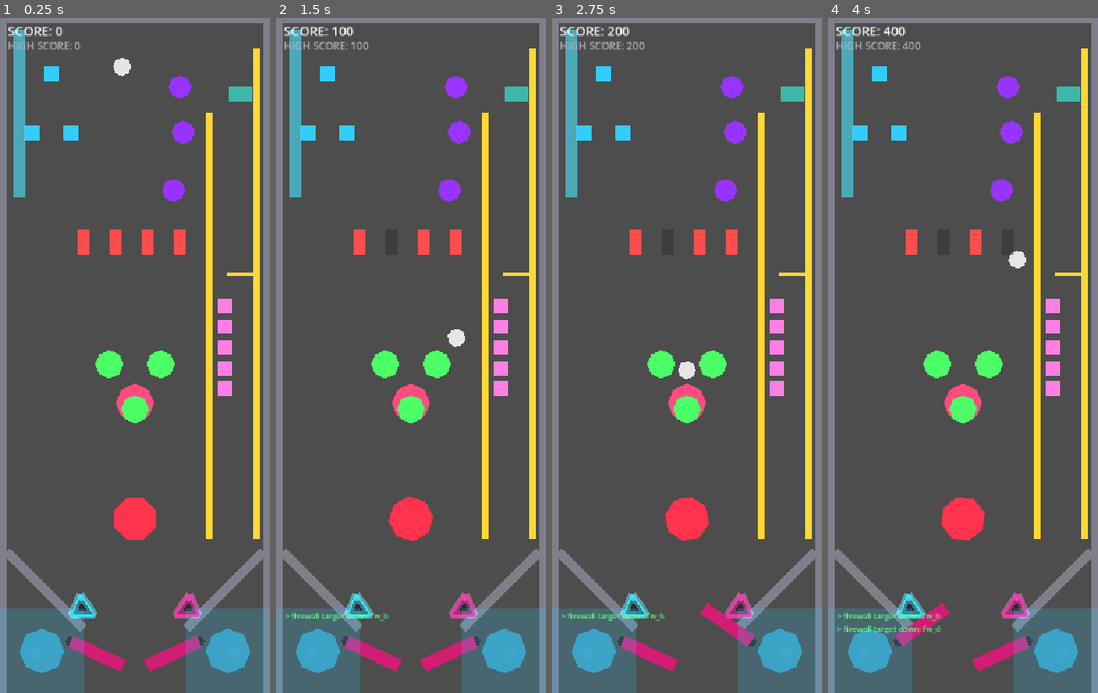
Above: before the commit, frames 1-4 (left to right).
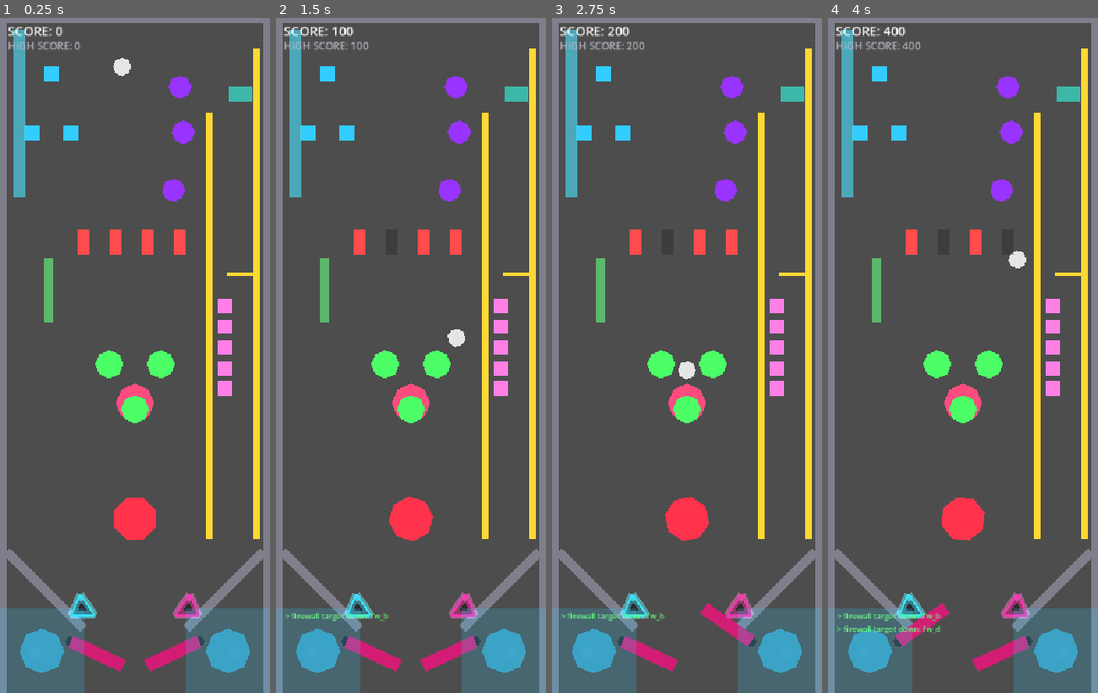
Above: after the commit, the same moments.

Repository: nobody174/pinball-adventure
Game: Godot game, scene res://tables/the_glitch/the_glitch.tscn
Same seed, same stepped clock (60 frames per second), same inputs: the game is played once before the commit and once after it. This scene is started directly instead of the project's main scene.
Inputs (mouse positions are in pixels of both pictures, inside the frame that each line leads up to):
- Up to frame 1 (0.25 s): no input
- Up to frame 2 (1.5 s): tap Enter at 0.5 s; move the mouse to (470, 321) at 0.52 s; hold Right (flip_right) 0.53-1.25 s; tap Up (launch_ball) at 0.6 s; click (470, 321) at 0.67 s; drag from (357, 389) to (327, 72) at 1.27 s
- Up to frame 3 (2.75 s): move the mouse to (714, 207) at 2.02 s; hold Right (flip_right) from 2.03 s (still down); hold Shift from 2.03 s (still down)
- Up to frame 4 (4 s): release Right (flip_right) at 2.75 s; release Shift at 2.75 s; drag from (949, 490) to (860, 132) at 2.77 s; move the mouse to (1044, 456) at 3.52 s; hold Left (flip_left) from 3.53 s (still down); tap Ctrl at 3.6 s

The runs differ from the first frame. In frame 1, 0.3% of the frame differs, in the area x 16-20%, y 35-46%; in frame 2, 0.3%; in frame 3, 0.3%; in frame 4, 0.3%.

Commit message:
feat(the_glitch): add rollover gate to fill the last open middle-zone gap
Simple direct-trigger scoring lane (same pattern as Clock Lane, not a
tracked objective -- a rollover just scores on its own) in the
previously-empty x=50-110/y=0-150 gap left of the Compile Cluster.

This closes out the middle zone's flat floorspace. Next content
(saucers, captive balls, high-speed loops from the blueprint's upper
zone) needs real vertical room, not more cramming -- see the
following commit.

Diff:
--- a/tables/the_glitch/the_glitch.gd
+++ b/tables/the_glitch/the_glitch.gd
@@ -51,6 +51,7 @@
 const SPINNER_POINTS := 30
 const STANDUP_BANK_TARGET_POINTS := 80
 const STANDUP_BANK_BONUS_POINTS := 500
+const ROLLOVER_GATE_POINTS := 40
 
 @onready var _feedback_label: Label = $Feedback/Label
 @onready var _score_label: Label = $Feedback/ScoreLabel
@@ -128,6 +129,7 @@
 	$RightSlingshot.kicked.connect(func() -> void: GameState.add_score(SLINGSHOT_POINTS))
 	$PhysicsPrototype/Bumper/KickArea.kicked.connect(func() -> void: GameState.add_score(BUMPER_POINTS))
 	$ClockLane.hit.connect(_on_clock_lane_hit)
+	$RolloverGate.hit.connect(func(_id: String) -> void: GameState.add_score(ROLLOVER_GATE_POINTS))
 	$Spinner.spun.connect(func(_id: String) -> void: GameState.add_score(SPINNER_POINTS))
 
 	wire_hit_group($StandupBank.get_children(), STANDUP_BANK_TARGET_POINTS,
--- a/tables/the_glitch/the_glitch.tscn
+++ b/tables/the_glitch/the_glitch.tscn
@@ -53,6 +53,9 @@
 [sub_resource type="RectangleShape2D" id="RectangleShape2D_standup"]
 size = Vector2(22, 22)
 
+[sub_resource type="RectangleShape2D" id="RectangleShape2D_rollover"]
+size = Vector2(14, 100)
+
 [node name="TheGlitch" unique_id=1364637713 instance=ExtResource("1_base")]
 script = ExtResource("4_glitch")
 
@@ -271,7 +274,20 @@
 color = Color(1, 0.85, 0.2, 1)
 polygon = PackedVector2Array(-22, -3, 22, -3, 22, 3, -22, 3)
 
-[node name="StandupBank" type="Node2D" parent="." index="13"]
+[node name="RolloverGate" type="Area2D" parent="." index="13"]
+position = Vector2(75, 75)
+script = ExtResource("3_target")
+target_id = "rollover_gate"
+flash_color = Color(0.6, 1, 0.6, 1)
+
+[node name="CollisionShape2D" type="CollisionShape2D" parent="RolloverGate" index="0"]
+shape = SubResource("RectangleShape2D_rollover")
+
+[node name="Sprite" type="Polygon2D" parent="RolloverGate" index="1"]
+color = Color(0.4, 1, 0.5, 0.6)
+polygon = PackedVector2Array(-7, -50, 7, -50, 7, 50, -7, 50)
+
+[node name="StandupBank" type="Node2D" parent="." index="14"]
 
 [node name="Standup1" type="Area2D" parent="StandupBank" index="0"]
 position = Vector2(350, 100)
@@ -338,7 +354,7 @@
 color = Color(1, 0.5, 0.9, 1)
 polygon = PackedVector2Array(-11, -11, 11, -11, 11, 11, -11, 11)
 
-[node name="FirewallBreach" type="Node2D" parent="." index="14" unique_id=756633679]
+[node name="FirewallBreach" type="Node2D" parent="." index="15" unique_id=756633679]
 
 [node name="FirewallA" type="Area2D" parent="FirewallBreach" index="0" unique_id=2074171290]
 position = Vector2(130, 0)
@@ -388,7 +404,7 @@
 color = Color(1, 0.3, 0.3, 1)
 polygon = PackedVector2Array(-10, -20, 10, -20, 10, 20, -10, 20)
 
-[node name="PopBumperCluster" type="Node2D" parent="." index="15"]
+[node name="PopBumperCluster" type="Node2D" parent="." index="16"]
 
 [node name="PopBumperA" type="StaticBody2D" parent="PopBumperCluster" index="0"]
 position = Vector2(170, 190)
@@ -444,7 +460,7 @@
 [node name="CollisionShape2D" type="CollisionShape2D" parent="PopBumperCluster/PopBumperC/KickArea" index="0"]
 shape = SubResource("CircleShape2D_pop_bumper")
 
-[node name="VramPipeline" type="Area2D" parent="." index="16" unique_id=1516095850]
+[node name="VramPipeline" type="Area2D" parent="." index="17" unique_id=1516095850]
 position = Vector2(375, -230)
 script = ExtResource("3_target")
 target_id = "vram_pipeline"
@@ -457,7 +473,7 @@
 color = Color(0.2, 1, 0.9, 0.6)
 polygon = PackedVector2Array(-18, -12, 18, -12, 18, 12, -18, 12)
 
-[node name="Feedback" type="CanvasLayer" parent="." index="17" unique_id=1738526509]
+[node name="Feedback" type="CanvasLayer" parent="." index="18" unique_id=1738526509]
 layer = 10
 
 [node name="Label" type="Label" parent="Feedback" index="0" unique_id=1340523282]
